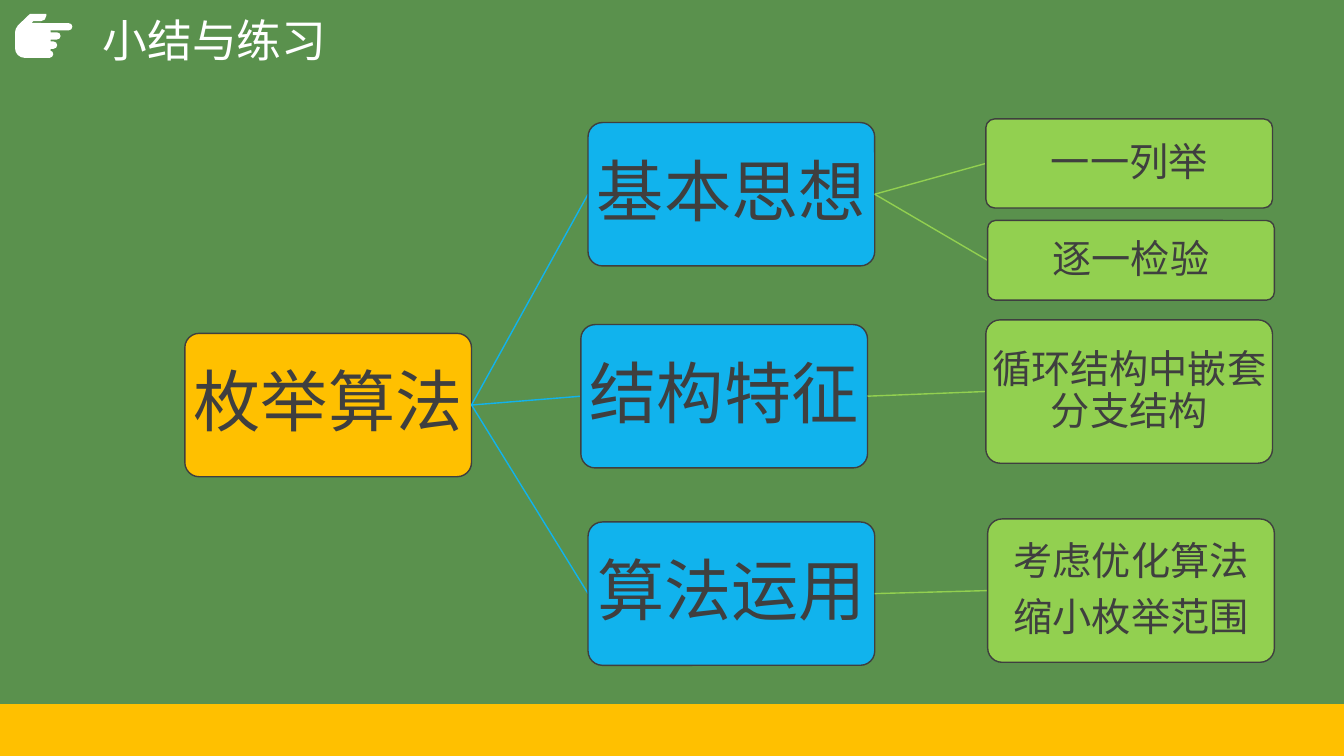
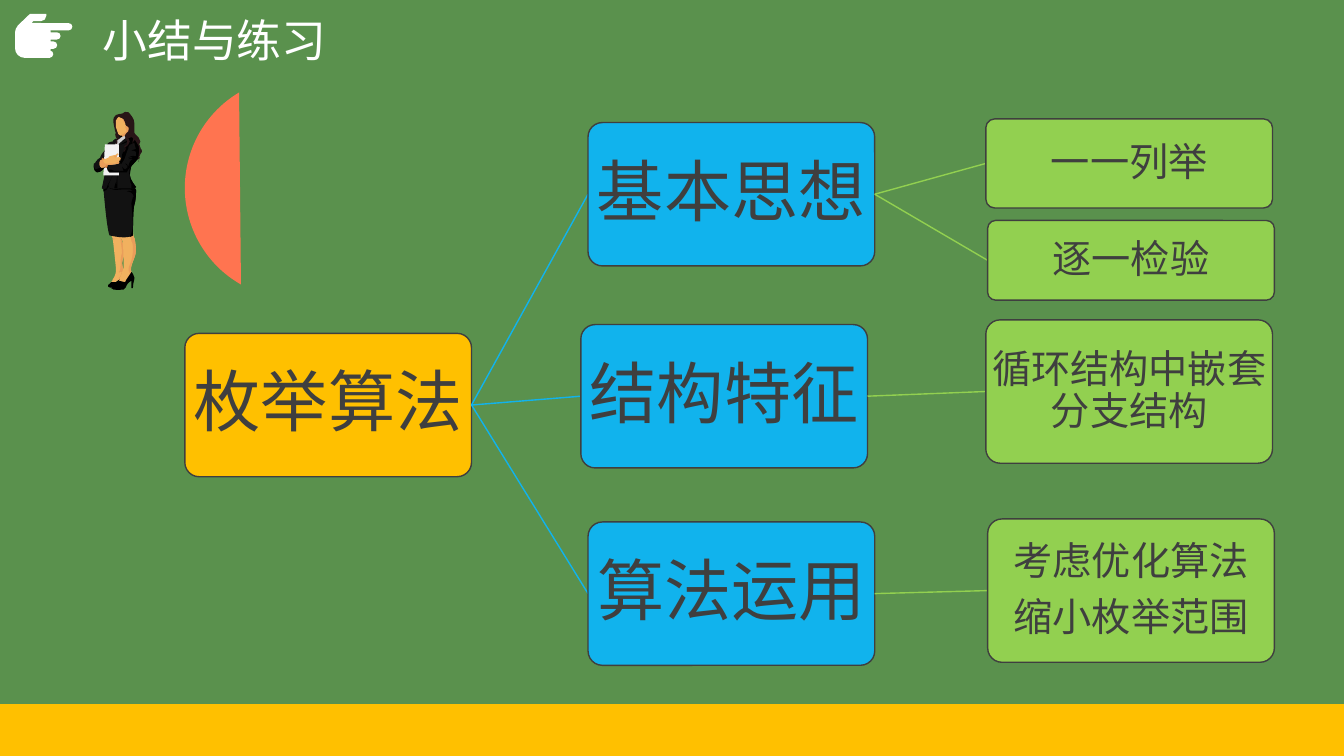
Before and after one commit to hongm32/2020design, a slide deck: slide 24 of 【第09课】4.1算法及其特征/【第09课】4.1算法及其特征.pptx. Drawn at 1344x756 pixels with LibreOffice and Linux fonts; fonts in the diff are those of the drawing. Boxes give left, top, right and bottom in pixels: in the first picture for what was removed or moved away, otherwise in the second. Text is boxed around its words. In the diff, an @@ line names an element or a change of style, - is before the commit and + after.

```diff
--- a/【第09课】4.1算法及其特征/【第09课】4.1算法及其特征.pptx
+++ b/【第09课】4.1算法及其特征/【第09课】4.1算法及其特征.pptx
@@ group added at (93, 46, 438, 330): 41 freeform shapes, 1 chord (boxed as its full ellipse) @@
```
Also in this commit, not shown: 8 other slides changed, 5 other files.
